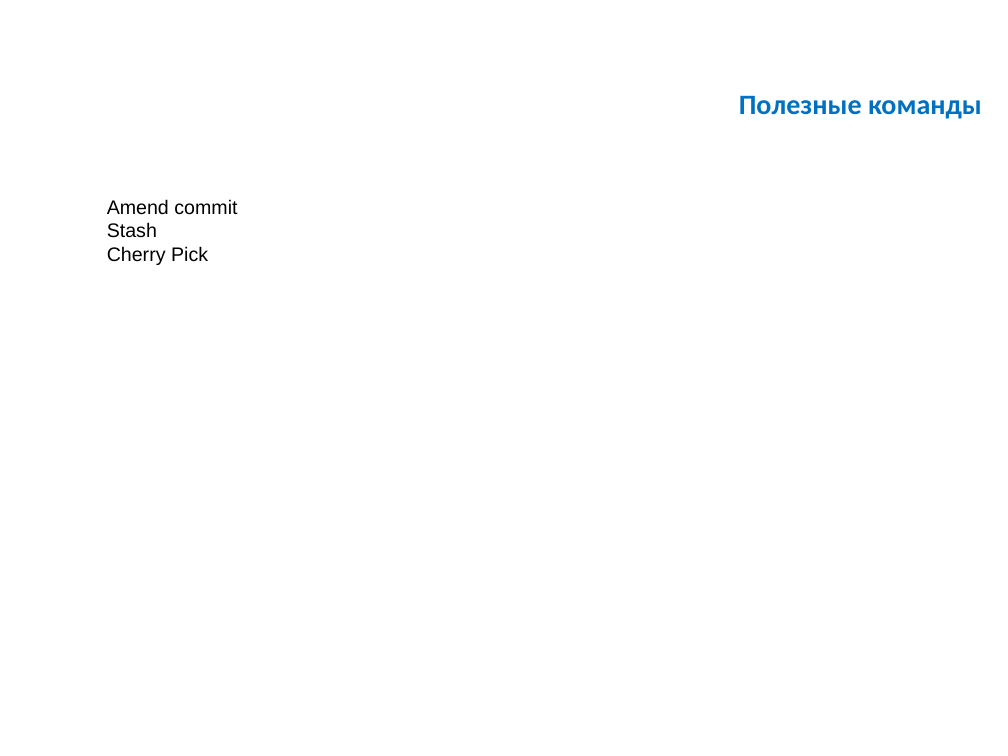
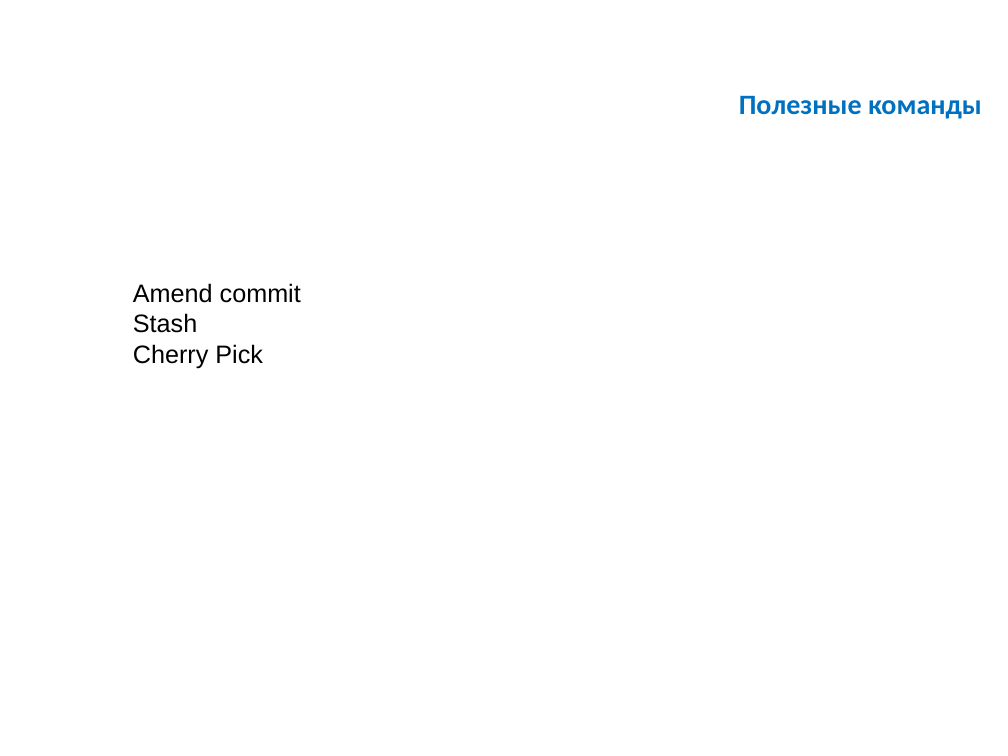
Before and after one commit to pSasa/lecture, a slide deck: slide 21 of ppt/Git Для пользователей SVN.pptx. Drawn at 1008x756 pixels with LibreOffice and Linux fonts; fonts in the diff are those of the drawing; background and template pictures are left out. Boxes give left, top, right and bottom in pixels: in the first picture for what was removed or moved away, otherwise in the second. Text is boxed around its words. In the diff, an @@ line names an element or a change of style, - is before the commit and + after.

```diff
--- a/ppt/Git Для пользователей SVN.pptx
+++ b/ppt/Git Для пользователей SVN.pptx
@@ text "Amend commit": place and size @@
-text "Amend commit" at (107,199,237,265)
+text "Amend commit" at (133,283,301,368)
@@ text "Amend commit" at (133,283,301,368): size 14 to 18 pt @@
```
